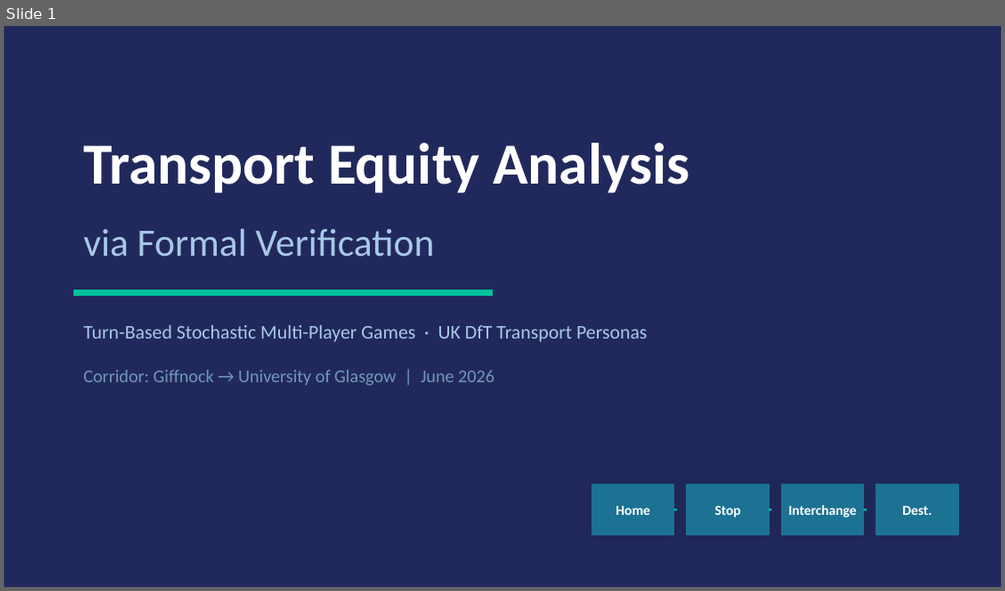
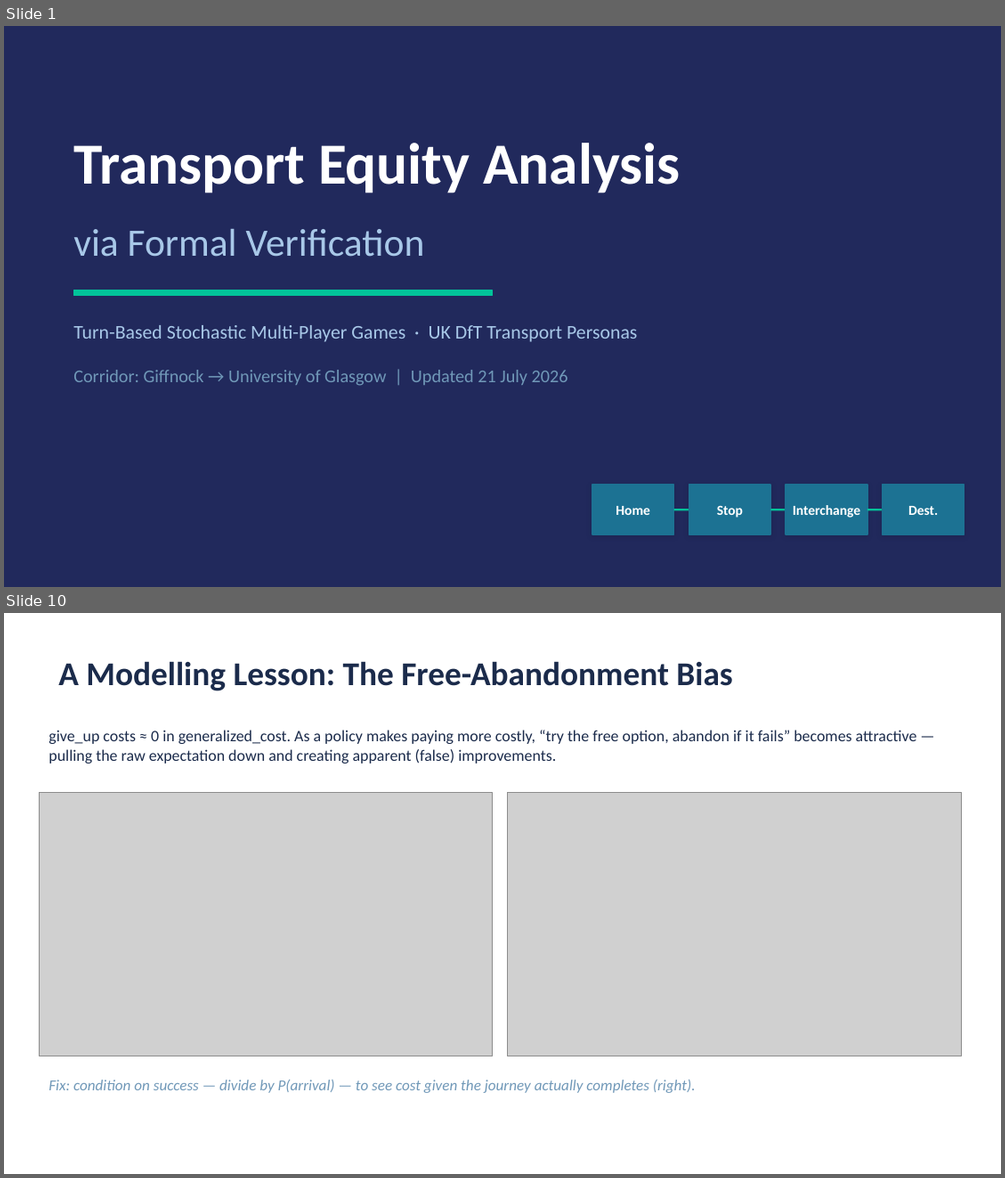
Before and after one commit to Hassan-Chamass/transport_personas_games, a slide deck: transport_smg_presentation.pptx. Shown one above the other, each under a label of ours: slide 1 before the commit, slides 1 and 10 after it; the slides between them are not shown. The pictures are 1005x591 and 1005x1178 pixels, drawn with LibreOffice and Linux fonts; fonts in the diff are those of the drawing; grey boxes stand for pictures. Boxes give left, top, right and bottom in pixels: in the first picture for what was removed or moved away, otherwise in the second. Text is boxed around its words. In the diff, an @@ line names an element or a change of style, - is before the commit and + after.

```diff
--- a/transport_smg_presentation.pptx
+++ b/transport_smg_presentation.pptx
@@ slide 10 added at (4, 613, 1001, 1174), background #FFFFFF @@
@@ text added at (58, 661, 732, 691), 24 pt, text #1B2B4B, bold @@
+A Modelling Lesson: The Free-Abandonment Bias
@@ text added at (48, 730, 917, 763), 11.5 pt, text #1B2B4B @@
+give_up costs ≈ 0 in generalized_cost. As a policy makes paying more costly, “try the free option, abandon if it fails” becomes attractive — pulling the raw expectation down and creating apparent (false) improvements.
@@ picture added at (39, 793, 493, 1055) @@
@@ picture added at (508, 793, 961, 1056) @@
@@ text added at (48, 1079, 696, 1093), 11 pt, text #7098B8, italic @@
+Fix: condition on success — divide by P(arrival) — to see cost given the journey actually completes (right).
@@ slide 1 changed as well @@
@@ 3 texts: place and size @@
-3 texts at (83, 143, 689, 342)
+3 texts at (73, 143, 680, 342)
@@ text at (73, 370, 568, 386): text changed @@
-Corridor: Giffnock → University of Glasgow | June 2026
+Corridor: Giffnock → University of Glasgow | Updated 21 July 2026
@@ 2 texts, 2 rectangles: place and size @@
-2 texts, 2 rectangles at (782, 484, 958, 534)
+2 texts, 2 rectangles at (785, 484, 964, 534)
@@ shadow changed in 3 elements at (688, 484, 770, 534), (785, 484, 867, 534), (882, 484, 964, 534) @@
@@ line moved from (674, 509) - (677, 509) to (674, 509) - (688, 509) @@
@@ line moved from (769, 509) - (771, 509) to (770, 509) - (785, 509) @@
@@ line moved from (863, 509) - (866, 509) to (867, 509) - (882, 509) @@
```
Also in this commit, not shown: 4 other slides changed, 7 other slides added, 3 slides removed, 8 other files.
